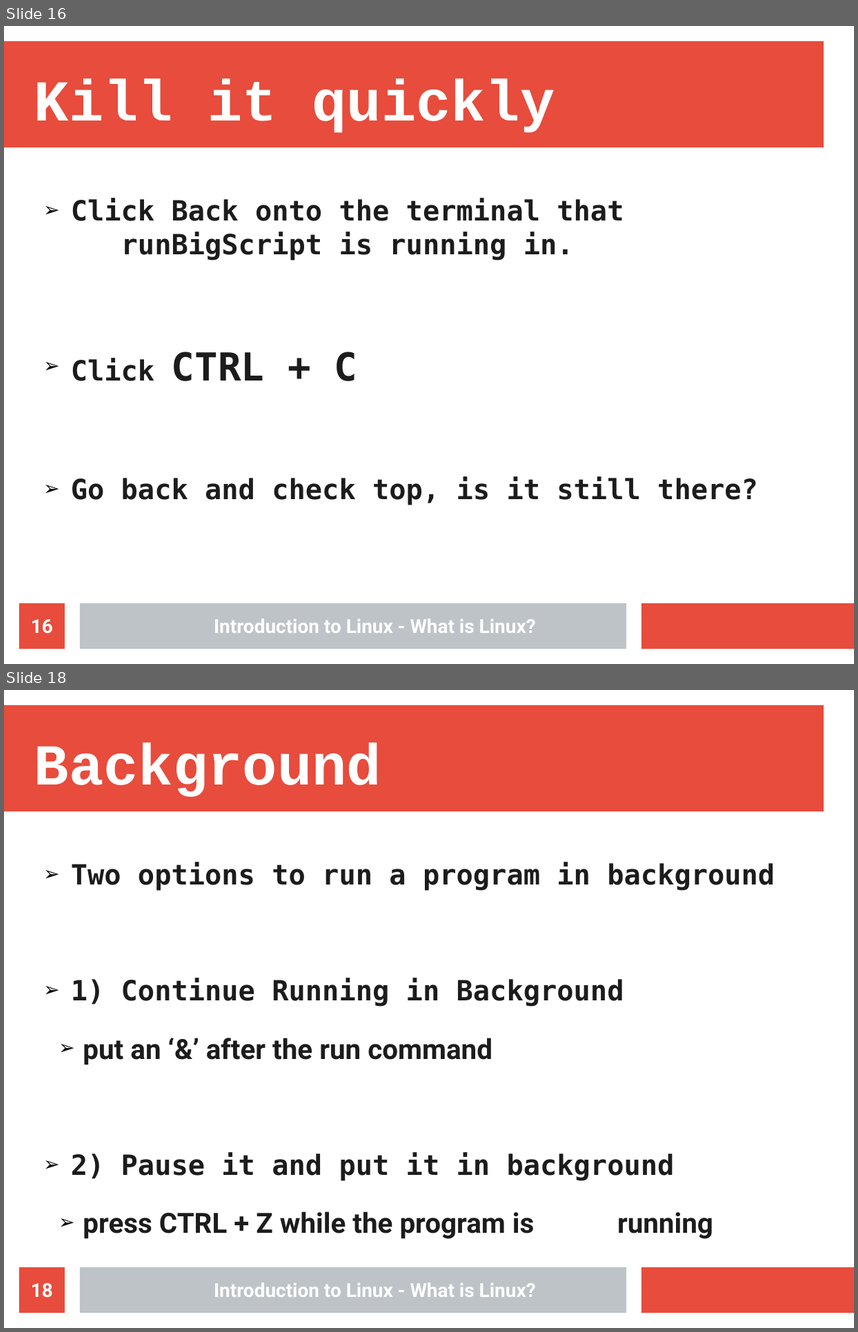
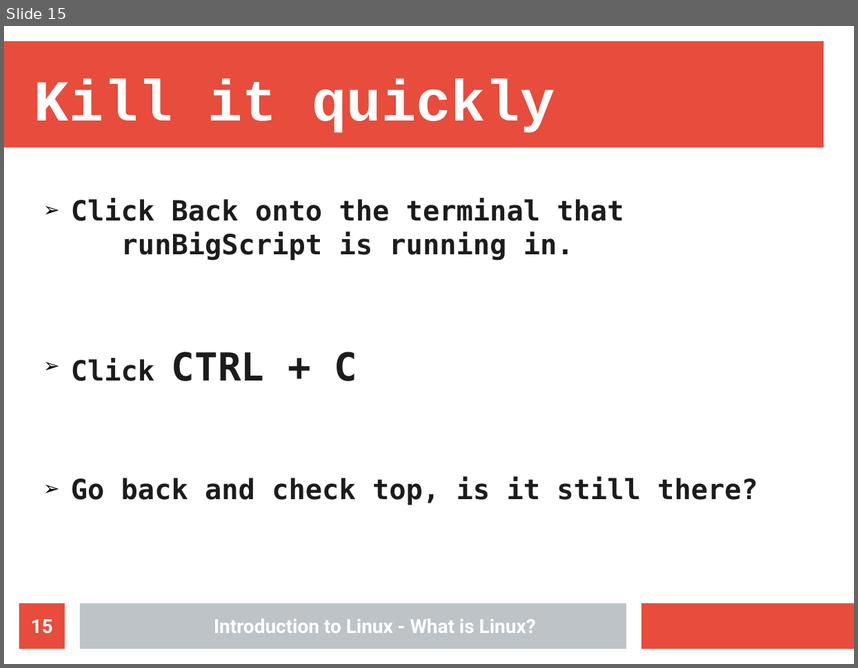
Before and after one commit to Nhlakanipho-Biyela/Intro_To_Linux_Course, a slide deck: Lecture_Slides/Lecture_4/ITL_Lecture_4_Processes.odp. Shown one above the other, each under a label of ours: slides 16 and 18 before the commit, slide 15 after it; the slides between them are not shown. The pictures are 858x1332 and 858x668 pixels, drawn with LibreOffice and Linux fonts; fonts in the diff are those of the drawing; background and template pictures are left out. Boxes give left, top, right and bottom in pixels: in the first picture for what was removed or moved away, otherwise in the second. Text is boxed around its words. In the diff, an @@ line names an element or a change of style, - is before the commit and + after.

```diff
--- a/Lecture_Slides/Lecture_4/ITL_Lecture_4_Processes.odp
+++ b/Lecture_Slides/Lecture_4/ITL_Lecture_4_Processes.odp
@@ slide 18 removed at [4,690,854,1328], background #FFFFFF; not listed: 3 template elements that a slide beside it also shows @@
@@ title removed at [34,743,381,797] @@
-Background
@@ text removed at [71,862,775,1239] @@
-➢ Two options to run a program in background
-➢ 1) Continue Running in Background
-    ➢ put an ‘&’ after the run command
-➢ 2) Pause it and put it in background
-    ➢ press CTRL + Z while the program is running
@@ page number removed at [19,1267,65,1312] @@
-18
@@ text removed at [214,1283,536,1297] @@
-Introduction to Linux - What is Linux?
@@ what was slide 16 is now slide 15 @@
@@ page number at [31,619,53,634]: text changed @@
-16
+15
```
Also in this commit, not shown: 3 slides changed, 5 other slides removed, 1 other file.
